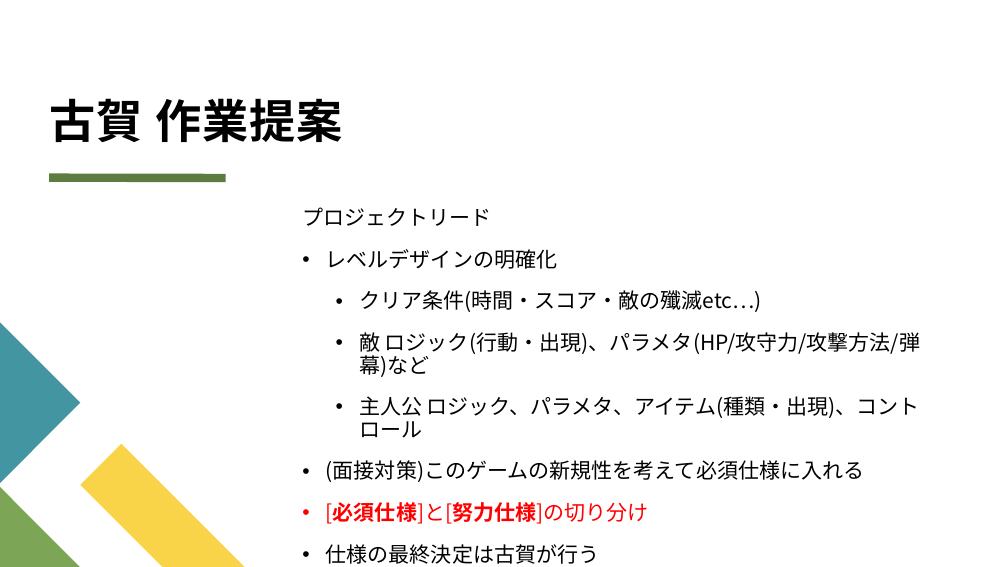
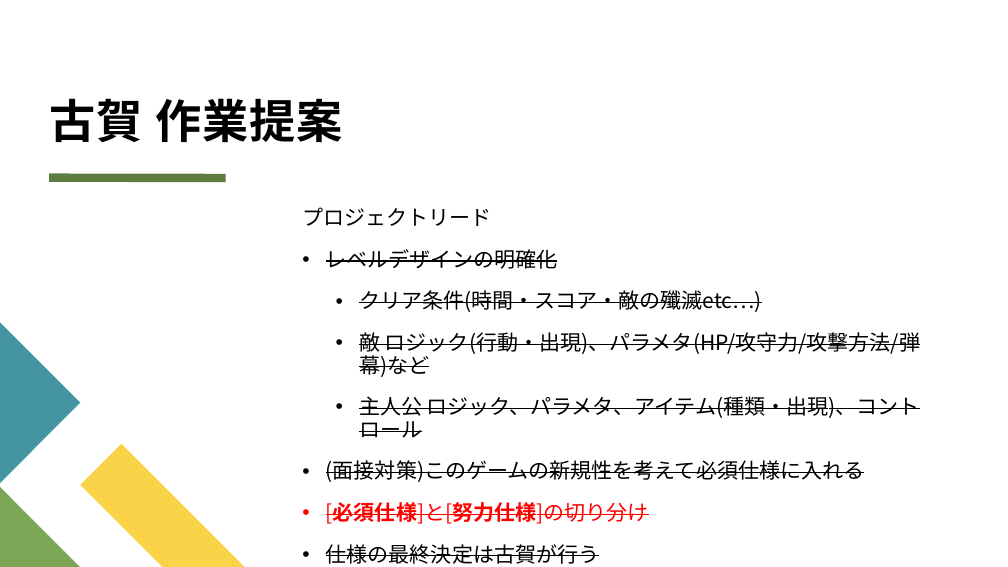
Before and after one commit to gcassette/game, a slide deck: slide 4 of カルシウム王子の冒険 予定+仕様書.pptx. Drawn at 1008x567 pixels with LibreOffice and Linux fonts; fonts in the diff are those of the drawing. Boxes give left, top, right and bottom in pixels: in the first picture for what was removed or moved away, otherwise in the second. Text is boxed around its words. In the diff, an @@ line names an element or a change of style, - is before the commit and + after.

```diff
--- a/カルシウム王子の冒険 予定+仕様書.pptx
+++ b/カルシウム王子の冒険 予定+仕様書.pptx
@@ text at <box>326,249,920,564</box>: strikethrough on @@
```
Also in this commit, not shown: 2 other slides changed, 1 slide added, 13 other files.
